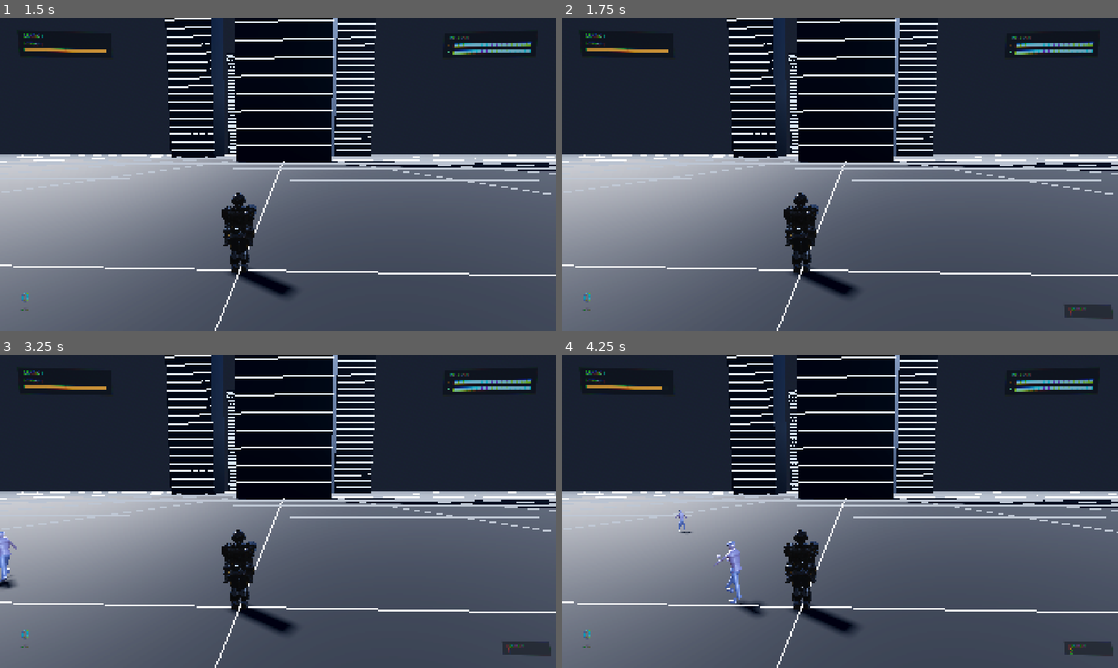
Above: before the commit, frames 1-4 (two rows, left to right).
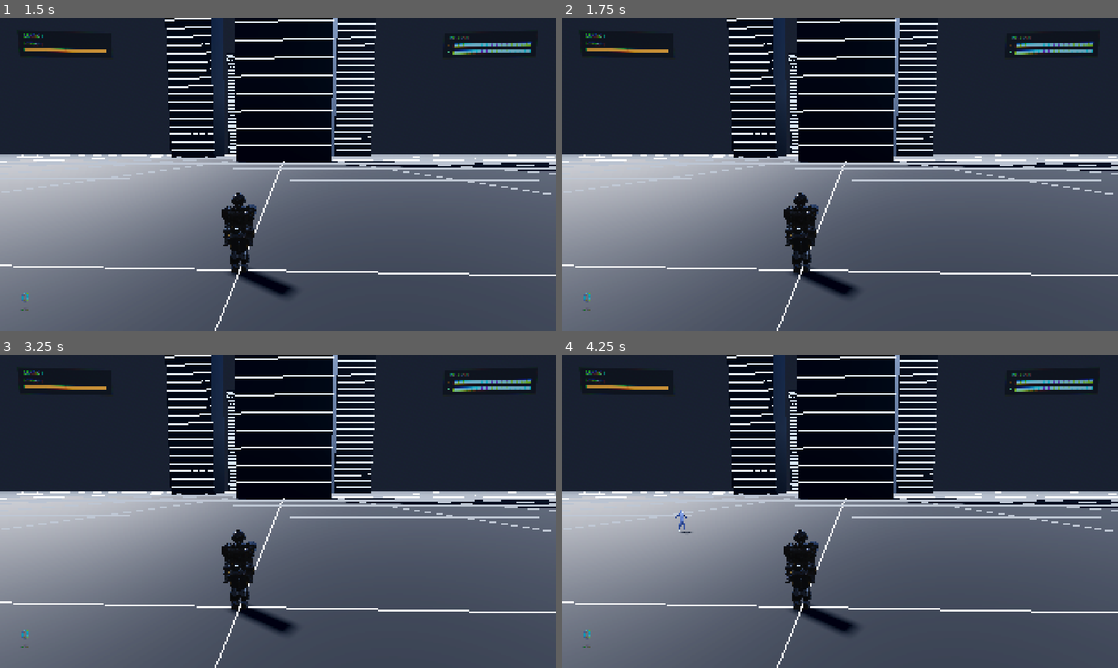
Above: after the commit, the same moments.

Repository: JerzySukiennik/mark-zero-godot
Game: Godot game, scene res://scenes/world/arena.tscn
The game is run twice, just before and just after one commit, with the same random seed, the same clock (stepped at 60 frames per second) and the same inputs.
Inputs (mouse positions are in pixels of both pictures, inside the frame that each line leads up to):
- Up to frame 1 (1.5 s): move the mouse to (400, 158) at 0.52 s; click (400, 158) at 0.67 s; tap Enter at 1.25 s; drag from (166, 190) to (250, 237) at 1.27 s
- Up to frame 2 (1.75 s): no input
- Up to frame 3 (3.25 s): tap Space at 2 s; move the mouse to (333, 442) at 2.02 s; click (333, 442) at 2.17 s; tap Enter at 2.75 s; drag from (250, 574) to (111, 464) at 2.77 s
- Up to frame 4 (4.25 s): move the mouse to (1006, 558) at 3.52 s; click (1006, 558) at 3.67 s

Frame 1 is identical in both runs. In frame 2, 0.4% of the frame differs, in the area x 90-100%, y 91-97%; in frame 3, 0.7%; in frame 4, 1.2%, in the area x 2-100%, y 0-97%.

Commit message:
The laser was aimed in the wrong frame, and the thugs were suicidal
THE LASER SHOT UPWARDS, twice reported, and the cause is worth keeping. SuitRig.aim_joint
takes its direction in the pivot's PARENT frame — right for the authored poses, which
describe shapes, and exactly wrong for aiming at something. A shoulder and an elbow both
asked to point "forward" gave a forearm 45 degrees above the horizon, measured, because
the elbow's forward is forward OF A SHOULDER that had just been turned; down a chain the
error compounds. aim_joint_world converts through the parent's actual basis. The beam now
runs at 4 degrees of elevation with a dot of 0.997 against the suit's nose, and swap_test
asserts both so it cannot drift back.

That assertion caught its own trap on the way in: the armour-bay section above it leaves
the menu open, an open menu makes the pilot's loop return early, so the laser was started
and never updated — and an unupdated beam reads as 90 degrees of elevation, which is
indistinguishable from the bug being tested for.

A RETICLE THAT IS ALWAYS THERE. It faded in only while the aim trigger was held, which
left the player shooting at a blank screen: "tak nie da się dosłownie trafić". A crosshair
is not a mode, it is where the gun is pointing. The HOSTILES counter is gone — it was a
workaround for enemies that could not be seen, and they can be seen now.

HE LIES DOWN AT SPEED. Standing bolt upright at three hundred metres a second was the most
obvious thing wrong with the flight. Like the bank, the fold is a LOOK and stays out of
`basis_`: pitching the physics frame would aim the thrust at the ground and stand the
horizon on its end.

AND THE THUGS ARE PEOPLE. They ran at the player from anywhere on the map; they have a
notice range now. They charged knowing they would lose; nerve decides whether each one
presses, holds his ground or backs off, re-rolled on a slow timer so he commits for a
second or two rather than vibrating. Running is EARNED rather than diced — being hurt, or
watching something he cannot reach hang in the air above him — because a cold roll sent
men sprinting from fights they had not lost, which reads as broken rather than frightened.
Riflemen fire in volleys five seconds apart instead of hosing, with the spread tightened
to match, since a fifth as many rounds each have to mean something. Ordinary men now die
in two bolts and the brute takes sixteen.

The glow is off them: it fixed their being invisible and was never what Jurek wanted to
look at. The readability comes from mid-value colours instead.

One test had to be rewritten rather than made to pass: it asserted where a brawler was
standing when the clock ran out, which says nothing once they hold and circle on purpose.
It measures closest approach now.

Co-Authored-By: Claude Opus 5 <noreply@anthropic.com>

Diff:
--- a/game/scripts/enemy/enemy.gd
+++ b/game/scripts/enemy/enemy.gd
@@ -22,8 +22,12 @@
 const CORPSE_TIME := 12.0
 
 signal died(enemy: Enemy)
+## Fired the moment he commits to a volley, so the player can be warned before it lands.
+signal warned(enemy: Enemy, delay: float)
 
 enum { SEEK, ATTACK, STAGGER, WEBBED, DOWN }
+## What he has talked himself into this moment.
+enum { PRESS, HOLD, FLEE }
 
 var kind := "brawler"
 var spec: Dictionary = {}
@@ -45,6 +49,9 @@
 var _burst_gap := 0.0
 var _stride := 0.0
 var _hurt_flash := 0.0
+var _mood := PRESS
+var _mind := 0.0
+var _drift := 1.0
 
 func setup(k: String, gunfire: Gunfire) -> void:
 	kind = k
@@ -98,18 +105,12 @@
 					var pick: Color = spec["trim"] if i % 3 == 1 else spec["body"]
 					m.albedo_color = pick
 					m.albedo_texture = null
-					# LIT FROM WITHIN, a little. The map is deliberately near-black with
-					# white lines, and these were authored dark on top of that — so they
-					# spawned, walked in and were measured, and Jurek still reported "nie
-					# ma". Five of them were on the plate at the time. A dark figure on a
-					# dark floor at forty metres is not there as far as the player is
-					# concerned, and being correct in a group count is no defence.
-					#
-					# Same lever as the armour: emission touches the character and nothing
-					# else, where turning the lights up would take the map with it.
-					m.emission_enabled = true
-					m.emission = pick
-					m.emission_energy_multiplier = 0.34
+					# NO GLOW. They were lit from within to solve being invisible on a
+					# near-black plate, and that worked — but glowing men are not what
+					# Jurek wants on screen: "nie podświetlaj ich bez potrzeby". The
+					# readability now comes from the colours themselves being mid-value
+					# rather than from the material emitting, which is the honest fix.
+					m.emission_enabled = false
 					m.metallic = 0.10
 					m.roughness = 0.72
 					(n as MeshInstance3D).set_surface_override_material(i, m)
@@ -256,13 +257,53 @@
 	var dist := flat.length()
 	var reach: float = spec["reach"]
 
-	# CLOSE THE GAP, then hold it. A crowd that walks into you and keeps pushing is a
-	# crowd that shoves the player around the map; they stop where they can reach.
+	# HE HAS TO NOTICE YOU FIRST. Everything on the plate used to run at the player from
+	# anywhere — "jak jestem mega daleko, to oni już biegną do mnie" — which made a street
+	# read as a swarm rather than as people who happen to be standing there.
+	if dist > float(spec["notice"]):
+		_idle_about(delta)
+		state = SEEK
+		return
+
+	# AND HE KNOWS HE WILL LOSE. Jurek: "oni nie powinni być tak chętnie gonić tego, bo
+	# wiedzą, że umrą". Nerve decides whether he closes, holds where he is, or backs off,
+	# and it is re-rolled on a slow timer rather than every frame so he commits to a choice
+	# for a second or two instead of vibrating between them.
+	_mind -= delta
+	if _mind <= 0.0:
+		_mind = randf_range(1.1, 2.6)
+		var scared := 1.0 - float(spec["nerve"])
+		var hurt := 1.0 - clampf(hp / maxf(1.0, float(spec["hp"])), 0.0, 1.0)
+		# RUNNING IS EARNED, not rolled. A cold dice-throw sent men sprinting away from a
+		# fight they had not yet lost, which reads as broken rather than as frightened.
+		# What makes a man break is being HURT, or watching something he cannot reach hang
+		# in the air above him — so those are the two things that open the door.
+		var airborne := _target != null and _target.global_position.y - global_position.y > 8.0
+		var panic := hurt * 0.75 + scared * (0.25 if airborne else 0.0)
+		var roll := randf()
+		if roll < panic:
+			_mood = FLEE
+		elif roll < panic + scared * 0.7:
+			_mood = HOLD
+		else:
+			_mood = PRESS
+
 	var want := Vector3.ZERO
-	if dist > reach * 0.9:
-		want = flat.normalized() * float(spec["speed"])
-	elif dist < reach * 0.55:
-		want = -flat.normalized() * float(spec["speed"]) * 0.6
+	match _mood:
+		FLEE:
+			want = -flat.normalized() * float(spec["speed"]) * 0.9
+		HOLD:
+			# Shuffling sideways rather than standing at attention: a man keeping his
+			# distance still moves, and a line of statues reads as a bug.
+			var side := flat.normalized().cross(Vector3.UP)
+			want = side * float(spec["speed"]) * 0.35 * _drift
+			if dist > reach * 2.2:
+				want += flat.normalized() * float(spec["speed"]) * 0.4
+		_:
+			if dist > reach * 0.9:
+				want = flat.normalized() * float(spec["speed"])
+			elif dist < reach * 0.55:
+				want = -flat.normalized() * float(spec["speed"]) * 0.6
 	# ELBOW ROOM. Everyone is walking to the same point, so without this a wave arrives as
 	# one column standing inside itself — visible in the very first render of a crowd. It
 	# is not pathfinding, just enough shove to keep a mob looking like a mob.
@@ -284,11 +325,16 @@
 		return
 
 	if in_range and _cool <= 0.0:
-		_cool = float(spec["rate"])
 		if spec["ranged"]:
+			# VOLLEYS. They fired at their own rate forever, which is a hose rather than a
+			# fight — Jurek: "oni nie powinni strzelać non stop, tylko w takich falach co
+			# pięć sekund". A burst, then a long enough gap to move in it.
+			_cool = float(spec["volley"]) * randf_range(0.82, 1.18)
 			_burst = int(spec["burst"])
 			_burst_gap = 0.0
+			warned.emit(self, _burst_gap)
 		else:
+			_cool = float(spec["rate"])
 			_swing()
 
 ## Fists and knives. No projectile — if he is in reach when the swing lands, it lands.
@@ -352,3 +398,17 @@
 			continue
 		push += d / len * (1.0 - len / PERSONAL)
 	return push.limit_length(1.0)
+
+## Milling about, out of range and with nothing to do. Not standing perfectly still: a
+## street of motionless men reads as a scene that has not loaded.
+func _idle_about(delta: float) -> void:
+	_mind -= delta
+	if _mind <= 0.0:
+		_mind = randf_range(1.8, 4.0)
+		_drift = -_drift
+		_idle_dir = Vector3(randf_range(-1.0, 1.0), 0.0, randf_range(-1.0, 1.0)).normalized()
+	var amble: float = float(spec["speed"]) * 0.22
+	velocity.x = move_toward(velocity.x, _idle_dir.x * amble, 8.0 * delta)
+	velocity.z = move_toward(velocity.z, _idle_dir.z * amble, 8.0 * delta)
+
+var _idle_dir := Vector3.FORWARD
--- a/game/scripts/enemy/enemy_kinds.gd
+++ b/game/scripts/enemy/enemy_kinds.gd
@@ -13,48 +13,59 @@
 ## autoloads at all, so a table of numbers that needs a live SceneTree cannot be measured
 ## by anything. This project has learned that three separate times.
 
-## `reach` is how close it tries to get, in metres. `dps` is damage a second at its own
-## rate. `web` is how many web hits it takes to glue — the whole point of the big ones.
+## `reach` is how close it tries to get, in metres. `web` is how many web hits it take to
+## glue — the whole point of the big ones. `notice` is how far off he reacts to you at all,
+## and `nerve` is how likely he is to stand his ground rather than back off or run.
+##
+## ORDINARY MEN DIE EASILY. Jurek: "musi być tak, że prosto ich zabić, niektórych. Oprócz
+## tych dużych." A thug at 16 hp is two repulsor bolts or one good punch; the brute is
+## twelve bolts and is the only thing here you have to commit to.
 static var KINDS := {
 	# Fists. Has to be right on top of you, hits hard when it gets there, and dies fast.
 	"brawler": {
-		name = "THUG", hp = 34.0, speed = 6.4, reach = 2.0, web = 1,
+		name = "THUG", hp = 16.0, speed = 6.4, reach = 2.0, web = 1,
 		damage = 9.0, rate = 0.85, ranged = false, scale = 1.0,
+		notice = 26.0, nerve = 0.55,
 		body = Color(0.38, 0.40, 0.50), trim = Color(0.78, 0.22, 0.20),
 	},
 	# A knife is a fist with better numbers and a worse temper: faster, closer, hurts more.
 	"knifer": {
-		name = "KNIFE", hp = 28.0, speed = 7.8, reach = 1.8, web = 1,
+		name = "KNIFE", hp = 14.0, speed = 7.8, reach = 1.8, web = 1,
 		damage = 14.0, rate = 0.62, ranged = false, scale = 0.98,
+		notice = 24.0, nerve = 0.70,
 		body = Color(0.30, 0.32, 0.38), trim = Color(0.92, 0.94, 1.00),
 	},
 	# The first one that can hurt you from where you are hovering.
 	"pistol": {
-		name = "PISTOL", hp = 26.0, speed = 5.2, reach = 26.0, web = 1,
+		name = "PISTOL", hp = 14.0, speed = 5.2, reach = 26.0, web = 1,
 		damage = 6.0, rate = 0.95, ranged = true, muzzle_speed = 150.0,
-		spread = 0.045, burst = 1, scale = 1.0,
+		spread = 0.022, burst = 2, scale = 1.0,
+		notice = 34.0, nerve = 0.45, volley = 4.2,
 		body = Color(0.34, 0.38, 0.52), trim = Color(0.62, 0.64, 0.70),
 	},
 	# Bursts, further out, and enough of them will take a suit apart.
 	"rifle": {
-		name = "RIFLE", hp = 32.0, speed = 4.6, reach = 48.0, web = 2,
+		name = "RIFLE", hp = 18.0, speed = 4.6, reach = 48.0, web = 2,
 		damage = 5.0, rate = 1.35, ranged = true, muzzle_speed = 210.0,
-		spread = 0.028, burst = 3, scale = 1.02,
+		spread = 0.013, burst = 4, scale = 1.02,
+		notice = 52.0, nerve = 0.60, volley = 5.0,
 		body = Color(0.30, 0.40, 0.34), trim = Color(0.72, 0.76, 0.46),
 	},
 	# Slow, loud, and the only thing here that punishes hovering still.
 	"rpg": {
-		name = "RPG", hp = 30.0, speed = 3.8, reach = 70.0, web = 2,
+		name = "RPG", hp = 16.0, speed = 3.8, reach = 70.0, web = 2,
 		damage = 26.0, rate = 3.4, ranged = true, muzzle_speed = 52.0,
 		spread = 0.01, burst = 1, rocket = true, blast = 7.0, scale = 1.04,
+		notice = 78.0, nerve = 0.80, volley = 6.5,
 		body = Color(0.46, 0.33, 0.18), trim = Color(1.00, 0.62, 0.16),
 	},
 	# THE BIG ONE. Jurek: "dużych (których spiderman trudniej związać)". Four web hits
 	# instead of one, and the webbing wears off him faster than it does off anyone else —
 	# so gluing a brute is something you commit to rather than something you flick at him.
 	"brute": {
-		name = "BRUTE", hp = 150.0, speed = 4.8, reach = 3.0, web = 4,
+		name = "BRUTE", hp = 190.0, speed = 4.8, reach = 3.0, web = 4,
 		damage = 22.0, rate = 1.5, ranged = false, scale = 1.45,
+		notice = 40.0, nerve = 1.0,
 		web_decay = 2.2, knockback_resist = 0.82,
 		body = Color(0.30, 0.31, 0.34), trim = Color(1.00, 0.45, 0.10),
 	},
@@ -67,8 +78,9 @@
 	var base := {
 		name = "THUG", hp = 30.0, speed = 5.0, reach = 2.0, web = 1,
 		damage = 8.0, rate = 1.0, ranged = false, muzzle_speed = 150.0,
-		spread = 0.04, burst = 1, rocket = false, blast = 0.0, scale = 1.0,
+		spread = 0.02, burst = 1, rocket = false, blast = 0.0, scale = 1.0,
 		web_decay = 1.0, knockback_resist = 0.0,
+		notice = 30.0, nerve = 0.5, volley = 5.0,
 		body = Color(0.2, 0.2, 0.24), trim = Color(0.4, 0.4, 0.44),
 	}
 	var row: Dictionary = KINDS.get(kind, {})
--- a/game/scripts/flight/flight_model.gd
+++ b/game/scripts/flight/flight_model.gd
@@ -63,6 +63,8 @@
 ## physics frame and never sees either: the camera follows `basis_` too, because a camera
 ## that rolls with the lean is a camera nobody can play behind.
 var bank := 0.0
+## The forward fold, radians. Drawn, never flown.
+var prone := 0.0
 var view_basis := Basis.IDENTITY
 var thrust_mag := 0.0
 var g_force := 1.0
@@ -115,6 +117,12 @@
 ## How far the suit leans into a full sideways slide, in radians. Roughly 35 degrees, which
 ## is a committed bank without being aerobatics.
 const BANK_MAX := 0.62
+## How far forward the body folds at speed, and the fractions of top speed it happens over.
+## Short of a right angle on purpose: face-down flat reads as a corpse being thrown, and
+## leaving a little stand-up in it keeps the silhouette a person.
+const PRONE_MAX := 1.32
+const PRONE_FROM := 0.18
+const PRONE_FULL := 0.62
 
 ## ---- on foot ---------------------------------------------------------------------------
 ## Until now the suit had no ground locomotion at all: _resolve_ground clamped Y and that
@@ -476,7 +484,20 @@
 	var slide: float = clampf(cmd.get("lateral", 0.0), -1.0, 1.0)
 	var authority := clampf(speed / 45.0, 0.25, 1.0)
 	bank = lerpf(bank, -slide * BANK_MAX * authority, 1.0 - exp(-delta * spec.stability * 1.6))
-	view_basis = Basis.from_euler(Vector3(pitch, yaw, roll + bank), EULER_ORDER_YXZ)
+
+	# HE LIES DOWN AT SPEED. Standing upright while crossing the sky at three hundred
+	# metres a second is the single most obvious thing wrong with the flight — Jurek: "jak
+	# on leci szybko, to powinien się tak horyzontalnie położyć, a teraz jest bez czarów
+	# po prostu tak, że stoi."
+	#
+	# Like the bank, this is a LOOK and stays out of `basis_`. The flight model's forward
+	# is the thrust axis and the camera follows it; pitching the physics frame ninety
+	# degrees to lie the body down would aim the thrust at the ground and stand the horizon
+	# on its end. The body is drawn along the direction of travel, the suit still flies the
+	# way it always did.
+	var fast := clampf((speed / maxf(1.0, spec.top_speed) - PRONE_FROM) / (PRONE_FULL - PRONE_FROM), 0.0, 1.0)
+	prone = lerpf(prone, fast * PRONE_MAX, 1.0 - exp(-delta * 2.4))
+	view_basis = Basis.from_euler(Vector3(pitch + prone, yaw, roll + bank), EULER_ORDER_YXZ)
 
 func _air_density(alt: float) -> float:
 	return maxf(0.14, exp(-maxf(0.0, alt) / 8500.0))
--- a/game/scripts/suit/suit_pilot.gd
+++ b/game/scripts/suit/suit_pilot.gd
@@ -327,10 +327,13 @@
 	if laser == null or not laser.active or skel == null:
 		return
 	var side: String = SuitRig.SIDE["R"]
-	# Pointed, not nudged: the beam leaves along the forearm, so the forearm has to be
-	# aimed rather than leaned. Level and straight ahead.
-	skel.aim_joint("piv_shoulder" + side, Vector3(0.10, -0.12, -0.99).normalized())
-	skel.aim_joint("piv_elbow" + side, Vector3(0.0, -0.06, -0.998).normalized())
+	# WORLD-aimed, down the suit's own nose. Asking in the parent frame — which is what the
+	# authored poses speak — put the forearm 45 degrees above the horizon and the beam with
+	# it, because the elbow's "forward" is forward OF A SHOULDER that had itself just been
+	# turned. Jurek, twice: "ten laser teraz strzela jakoś do góry".
+	var nose := -model.basis_.z
+	skel.aim_joint_world("piv_shoulder" + side, (nose + Vector3(0, -0.06, 0)).normalized())
+	skel.aim_joint_world("piv_elbow" + side, nose)
 	# The other arm tucks in, out of the beam's way and out of the silhouette.
 	var off: String = SuitRig.SIDE["L"]
 	skel.add_offset("piv_shoulder" + off, Poses.Z_AX, 0.40)
--- a/game/scripts/suit/suit_rig.gd
+++ b/game/scripts/suit/suit_rig.gd
@@ -265,6 +265,25 @@
 		return
 	_target[name] = _aim_joint(name, dir, twist)
 
+## Points one joint along a WORLD direction.
+##
+## `aim_joint` takes its direction in the pivot's PARENT frame, which is the same grammar
+## the authored poses use and is right for them — a pose describes a shape, and a shape is
+## relative. It is exactly wrong for aiming at something: asking for "straight ahead" in a
+## parent frame that has itself just been rotated gives you straight ahead OF THAT, and
+## down a chain the error compounds. Measured on the wrist laser: a shoulder and an elbow
+## both asked to point forward produced a forearm 45 degrees ABOVE the horizon, and the
+## beam went with it.
+func aim_joint_world(name: String, world_dir: Vector3, twist := 0.0) -> void:
+	if not pivots.has(name) or world_dir.length_squared() < 1e-6:
+		return
+	var node: Node3D = pivots[name]
+	var local := world_dir
+	var parent := node.get_parent()
+	if parent is Node3D and (parent as Node3D).is_inside_tree():
+		local = (parent as Node3D).global_basis.inverse() * world_dir
+	_target[name] = _aim_joint(name, local.normalized(), twist)
+
 ## Blend several poses at once. `weights` is name -> 0..1; they need not sum to one.
 func set_pose_weights(weights: Dictionary) -> void:
 	var first := true
--- a/game/scripts/ui/hud.gd
+++ b/game/scripts/ui/hud.gd
@@ -38,9 +38,10 @@
 var shots_max := 16
 var locked_l := false
 var locked_r := false
-## How many are still standing. Fed in by the arena rather than counted here — a panel
-## that reaches into the scene tree cannot be rendered by the screenshot tool or asserted
-## by a test, which this project has paid for three times.
+## Kept, though nothing draws it any more: the arena still feeds it and a threat readout
+## is the obvious thing to want back once there is a reason for one. Jurek had it removed
+## as soon as he could see the thugs themselves, which is the right call — a number on the
+## glass was a workaround for enemies that were invisible.
 var threats := 0
 var turret := 1.0
 var _turret_show := 0.0           ## seconds left on the turret bar
@@ -123,19 +124,13 @@
 		_label(o + Vector2(136 * u, s.y - 54 * u), "MACH %.2f" % _mach,
 			AMBER if _mach >= 1.0 else Color(0.6, 0.72, 0.8), int(14 * u))
 
-	# ---- bottom right: what is still coming ----------------------------------------
-	# Small, and only there when it is non-zero. The first wave spawned, walked in and was
-	# measured while the player's honest reading was that nothing had happened; a number
-	# on the glass is the cheapest possible answer to "is this thing even on".
-	if threats > 0:
-		var tw := 150.0 * u
-		_panel(Rect2(o + Vector2(s.x - tw, s.y - 74 * u), Vector2(tw, 44 * u)))
-		_label(o + Vector2(s.x - tw + 14 * u, s.y - 52 * u), "HOSTILES",
-			Color(0.6, 0.72, 0.8), int(12 * u))
-		_label(o + Vector2(s.x - tw + 14 * u, s.y - 32 * u), "%d" % threats,
-			RED if threats >= 8 else AMBER, int(24 * u))
+	# ---- centre: the reticle -------------------------------------------------------
+	# ALWAYS ON. It used to fade in only while the aim trigger was held, which left the
+	# player firing repulsors at a screen with nothing on it — Jurek: "tak nie da się
+	# dosłownie trafić teraz z Iron Manem". A crosshair is not an aiming mode, it is where
+	# the gun is pointing, and that is true whether or not you are holding anything.
+	_reticle(size * 0.5 + _sway * 0.35, u)
 
-	# ---- centre: the reticle, only while aiming ------------------------------------
 	if _aiming > 0.01:
 		# The TRUE centre, not the safe rect's — the crosshair marks where the suit is
 		# pointing, and the inset is symmetric so the two centres coincide anyway. Adding
@@ -149,6 +144,20 @@
 			var d := Vector2(cos(ang), sin(ang))
 			draw_line(c + d * (r + 6 * u), c + d * (r + 15 * u), col, maxf(1.5, 1.8 * u), true)
 		draw_circle(c, 2.0 * u, col)
+
+## The crosshair the suit always wears. Small, thin and open in the middle so it points
+## without covering what it is pointing at — and it grows a little when the aim trigger is
+## held, so the mode is still legible.
+func _reticle(c: Vector2, u: float) -> void:
+	var col := Color(CYAN.r, CYAN.g, CYAN.b, 0.55 + 0.35 * _aiming)
+	var r := lerpf(16.0, 26.0, _aiming) * u
+	var arm := lerpf(7.0, 11.0, _aiming) * u
+	var w := maxf(1.0, 1.6 * u)
+	for i in 4:
+		var ang := i * PI * 0.5
+		var d := Vector2(cos(ang), sin(ang))
+		draw_line(c + d * r, c + d * (r + arm), col, w, true)
+	draw_circle(c, maxf(1.0, 1.7 * u), Color(CYAN.r, CYAN.g, CYAN.b, 0.9))
 
 func _panel(r: Rect2) -> void:
 	draw_rect(r, Color(0.02, 0.05, 0.08, 0.42), true)
--- a/game/tools/combat_test.gd
+++ b/game/tools/combat_test.gd
@@ -75,9 +75,14 @@
 	add_child(hero)
 	hero.global_position = Vector3(0, 1, 0)
 	var thug := _spawn("brawler", Vector3(0, 1, -14.0), guns)
-	await _tick(300)
-	_ok(thug.global_position.distance_to(hero.global_position) < 6.0,
-		"a brawler closes the distance (%.1f m)" % thug.global_position.distance_to(hero.global_position))
+	# CLOSEST APPROACH, not final position. They hold, circle and back off on purpose now —
+	# "oni nie powinni być tak chętnie gonić tego" — so where a man happens to be standing
+	# when the clock runs out says nothing. Whether he ever got to you does.
+	var closest := 1e9
+	for i in 600:
+		await get_tree().physics_frame
+		closest = minf(closest, thug.global_position.distance_to(hero.global_position))
+	_ok(closest < 4.0, "a brawler does close on you (got within %.1f m)" % closest)
 	_ok(hero.hits > 0, "and hits you when he gets there (%d times, %.0f damage)" % [hero.hits, hero.hurt])
 	thug.queue_free()
 	await _tick(2)
@@ -86,7 +91,10 @@
 	hero.hits = 0
 	hero.hurt = 0.0
 	var shooter := _spawn("rifle", Vector3(0, 1, -34.0), guns)
-	await _tick(420)
+	# Long enough for two volleys. They used to fire continuously at their own rate; now a
+	# burst is followed by five seconds of nothing, so a three-second window could sample
+	# the gap and read as a rifleman who never fires.
+	await _tick(900)
 	_ok(hero.hits > 0, "a rifleman hits you from range (%d rounds, %.0f damage)" % [hero.hits, hero.hurt])
 	shooter.queue_free()
 	await _tick(2)
--- a/game/tools/shoot_scene.gd
+++ b/game/tools/shoot_scene.gd
@@ -33,11 +33,15 @@
 			return
 		# In the air, with the sticks reading zero — which IS the hover case, the one where
 		# the boots were dark.
-		_pilot.model.position = Vector3(0, 14, 0)
+		_pilot.model.position = Vector3(0, 60, 0)
 		_pilot.model.grounded = false
+		# "fast" on the command line flies it, so the prone fold can be looked at rather
+		# than trusted. Hovering is the default because that is where the boots are judged.
+		if "fast" in OS.get_cmdline_user_args():
+			_pilot.model.velocity = Vector3(0, 0, -260)
 		return
 
-	if _i < 900:
+	if _i < (200 if "fast" in OS.get_cmdline_user_args() else 900):
 		# An isolation pass: "only", "noflame", "nofog", "nosparks" or nothing.
 		var only := ""
 		for a in OS.get_cmdline_user_args():
@@ -55,9 +59,14 @@
 		# Our own camera, low and close: the boots are what is being judged here.
 		_cam = Camera3D.new()
 		add_child(_cam)
-		_cam.global_position = _pilot.model.position + Vector3(10.0, 6.0, 22.0)
-		_cam.look_at(_pilot.model.position + Vector3(0, -6.0, -14.0), Vector3.UP)
-		_cam.fov = 58.0
+		if "fast" in OS.get_cmdline_user_args():
+			_cam.global_position = _pilot.model.position + Vector3(9.0, 2.5, 11.0)
+			_cam.look_at(_pilot.model.position, Vector3.UP)
+			_cam.fov = 50.0
+		else:
+			_cam.global_position = _pilot.model.position + Vector3(10.0, 6.0, 22.0)
+			_cam.look_at(_pilot.model.position + Vector3(0, -6.0, -14.0), Vector3.UP)
+			_cam.fov = 58.0
 		_cam.current = true
 		return
 	var img := get_viewport().get_texture().get_image()
--- a/game/tools/swap_test.gd
+++ b/game/tools/swap_test.gd
@@ -233,6 +233,32 @@
 		_ok(back.armor_id == "mk3", "picking an armour changes it (%s)" % back.armor_id)
 		_ok(Net.local_armor == "mk3", "and the roster agrees (%s)" % Net.local_armor)
 
+	print("=== the laser points where the suit does ===")
+	var armed = arena.suits.get(1)
+	if armed is SuitPilot:
+		var ip: SuitPilot = armed
+		# CLOSE THE MENU FIRST. The armour-bay section above left it open, and an open
+		# menu makes the pilot's whole loop return early — so the laser was started and
+		# then never updated, and the beam sat at identity reading as 90 degrees of
+		# elevation. A failure that looks exactly like the bug being tested for.
+		if ip.visor != null and ip.visor.menu != null and ip.visor.menu.is_open:
+			ip.visor.menu.close()
+		await get_tree().process_frame
+		ip.model.position = Vector3(0, 180, 0)
+		ip.model.grounded = false
+		ip.laser.charge = 1.0
+		ip.laser.start(true)
+		for i in 24:
+			await get_tree().physics_frame
+		var nose := -ip.model.basis_.z
+		var beam := ip.laser._beam.global_basis.y.normalized()
+		# It shot UP, twice, because the arm was aimed in the PARENT frame while the
+		# intention was world space — and down a shoulder-then-elbow chain that compounds.
+		_ok(beam.dot(nose) > 0.9,
+			"the beam runs down the suit's nose (dot %.3f)" % beam.dot(nose))
+		_ok(absf(beam.y) < 0.25,
+			"and level, not skyward (%.0f deg of elevation)" % rad_to_deg(asin(clampf(beam.y, -1.0, 1.0))))
+
 	print("=== switching over and over ===")
 	# "Dalej tylko bardzo rzadko dziala stroj Iron Spider." Intermittent is the hardest kind
 	# of report to act on, so this just does it eight times and checks every single one —
Binary file added: game/assets/suits/thug-front.png
Binary file added: game/assets/suits/thug-hero.png
Binary file added: game/assets/suits/thug-side.png
Binary file added: game/assets/suits/thug.glb
Not shown, added: game/models/thug-build.py
